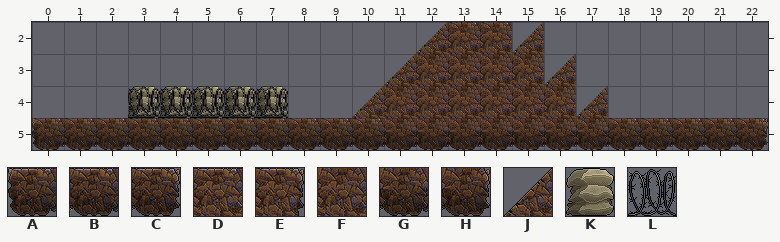
One commit to this Tiled map: dist/PlatformerPlugin-1.0.0/assets/map/MapDesign.tmx. The picture above was drawn from the file before the commit.
Cells are 48x48 px. Shown: x 0..22, y 2..5.
Key: from "Default 1": A 1, B 2, C 3, D 6, E 7, F 10, G 14, H 15, J 16, K 17, L 19.
_ is an empty cell, # one hidden under a higher layer.
Layer "Ground" before, first column x 0:
2 _____________E_________
3 ____________##_________
4 ___________###_________
5 ABBBBBBBBBBGGH_________
Layer "SlopeLeft" before, first column x 0:
2 _____________DDJ_______
3 ____________FFFFJ______
4 ___________FFFFFFJ_____
5 ___________GGGGGGGBBBBC
New version:
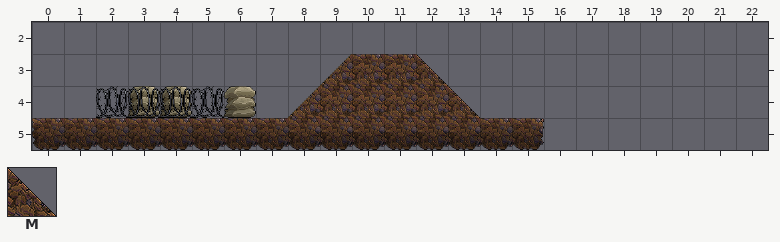
Further tiles: from "TilesetUpdated": M 18.
Edits made:
Layer "Ground":
The edit adds tile B in row 5 at x 14.
The edit adds tile C in row 5 at x 15.
The edit adds tile D in row 3 at x 10 to 11.
The edit adds tile F in row 4 at x 9 to 10.
Tile B gives way to tile G in row 5 at x 8 to 10.
The tile that lay hidden is removed in row 3 at x 12 to 13; in row 4 at x 13.
Tile E is removed in row 2 at x 13.
Layer "Objects":
Tile K is removed in row 4 at x 5 and 7.
Layer "SlopeLeft":
The edit adds tile J in row 3 at x 9; in row 4 at x 8.
Tile B is removed in row 5 at x 18 to 21.
Tile C is removed in row 5 at x 22.
Tile D is removed in row 2 at x 13 to 14.
Tile F is removed in row 3 at x 12 to 15; in row 4 at x 13 to 16.
Tile G is removed in row 5 at x 14 to 17.
Tile J is removed in row 2 at x 15; in row 3 at x 16; in row 4 at x 17.
Layer "SlopeRight":
The edit adds tile M in row 3 at x 12; in row 4 at x 13.
Tile J is removed in row 2 at x 12; in row 3 at x 11; in row 4 at x 10.
Layer "Foreground":
The edit adds tile L in row 4 at x 2.
Tile L is removed in row 4 at x 6 to 7.
